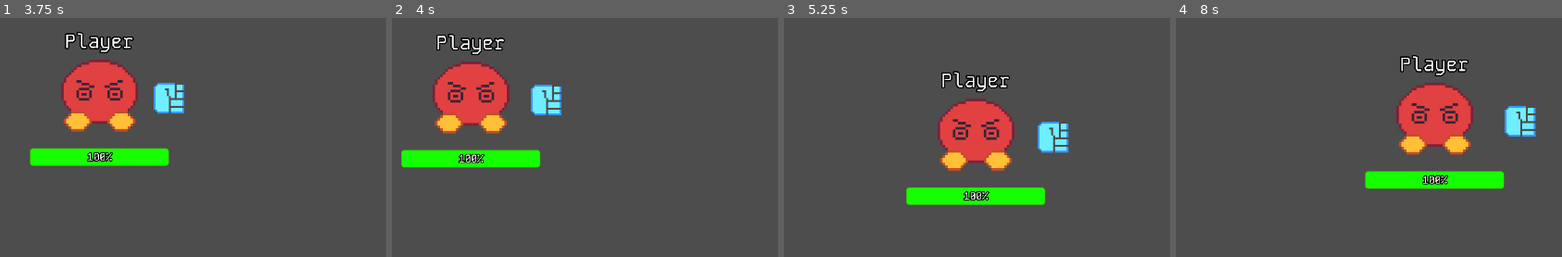
Above: before the commit, frames 1-4 (left to right).
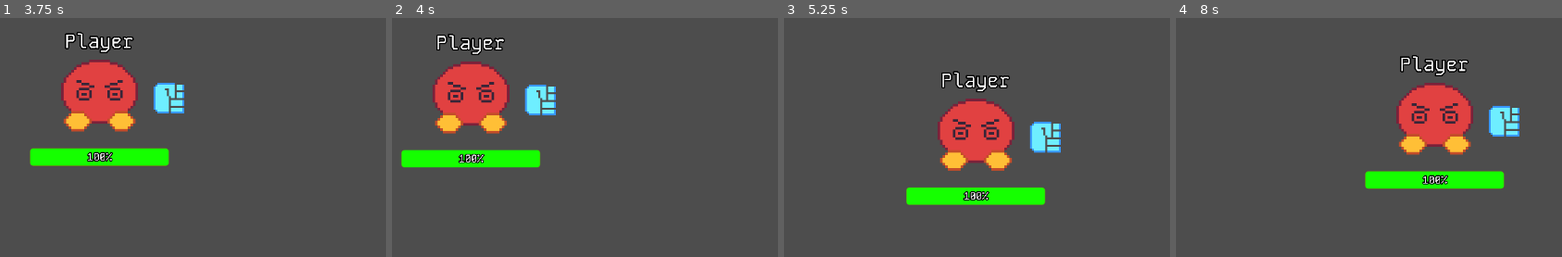
Above: after the commit, the same moments.

Repository: Shuflduf/MultiMurder
Game: Godot game, scene res://scenes/player.tscn
Two runs of this game, one before a commit and one after it. Both use one fixed random seed, a clock stepped at 60 frames per second and the inputs below. This scene is started directly instead of the project's main scene. The engine's default icon, where the game draws it, is replaced by a stand-in: a white triangle on a blue panel in a dark square.
Inputs (mouse positions are in pixels of both pictures, inside the frame that each line leads up to):
- Up to frame 1 (3.75 s): tap Enter at 0.5 s; move the mouse to (347, 111) at 0.52 s; press the mouse at (347, 111) at 0.53 s; hold D (right) 0.53-1.28 s; move the mouse to (38, 151) at 1.27 s; release the mouse at (38, 151) at 1.28 s; hold S (down) 1.28-2.03 s; click (38, 151) at 1.35 s; move the mouse to (258, 39) at 2.02 s; hold D (right) 2.03-2.78 s; hold 1 (switch_1) 2.03-2.78 s; click (258, 39) at 2.3 s; move the mouse to (150, 213) at 2.77 s; hold W (up) 2.78-3.53 s; tap 2 (switch_2) at 2.85 s; click (150, 213) at 3.05 s; move the mouse to (outside the picture) at 3.52 s; hold A (left) from 3.53 s (still down); hold 3 (switch_3) from 3.53 s (still down)
- Up to frame 2 (4 s): keep holding A (left); keep holding 3 (switch_3); click (outside the picture) at 3.8 s
- Up to frame 3 (5.25 s): move the mouse to (outside the picture) at 4.27 s; release 3 (switch_3) at 4.28 s; click (outside the picture) at 4.35 s; move the mouse to (1007, 130) at 5.02 s; release A (left) at 5.03 s; press the mouse at (1007, 130) at 5.03 s; hold S (down) from 5.03 s (still down)
- Up to frame 4 (8 s): move the mouse to (1249, 27) at 5.77 s; release S (down) at 5.78 s; release the mouse at (1249, 27) at 5.78 s; hold D (right) 5.78-6.53 s; tap 1 (switch_1) at 5.85 s; click (1249, 27) at 6.05 s; move the mouse to (1523, 111) at 6.52 s; hold W (up) 6.53-7.28 s; hold 2 (switch_2) 6.53-7.28 s; click (1523, 111) at 6.8 s; move the mouse to (1214, 151) at 7.27 s; hold D (right) from 7.28 s (still down); tap 3 (switch_3) at 7.35 s; click (1214, 151) at 7.55 s

Frame 1 is identical in both runs. In frame 2, 0.7% of the frame differs, in the area x 34-44%, y 27-41%; in frame 3, 0.8%; in frame 4, 1.2%, in the area x 81-94%, y 36-50%.

Commit message:
melee is desynced

Diff:
--- a/scenes/player.tscn
+++ b/scenes/player.tscn
@@ -29,7 +29,7 @@
 properties/5/path = NodePath("Avatar:look_dir")
 properties/5/spawn = true
 properties/5/replication_mode = 1
-properties/6/path = NodePath("Avatar:foot_pin")
+properties/6/path = NodePath(".:melee_pos")
 properties/6/spawn = true
 properties/6/replication_mode = 1
 
--- a/scenes/weapons/feedbacker.tscn
+++ b/scenes/weapons/feedbacker.tscn
@@ -1,9 +1,12 @@
-[gd_scene load_steps=3 format=3 uid="uid://mun50baoo2i"]
+[gd_scene load_steps=4 format=3 uid="uid://mun50baoo2i"]
 
 [ext_resource type="PackedScene" uid="uid://b45ghbmqumlpg" path="res://scenes/weapons/melee.tscn" id="1_iico5"]
+[ext_resource type="Script" path="res://scripts/weapons/feedbacker.gd" id="2_72f63"]
 [ext_resource type="Texture2D" uid="uid://dh7e5o0odeshl" path="res://assets/sprites/feedbacker.png" id="2_t2mp6"]
 
 [node name="Feedbacker" instance=ExtResource("1_iico5")]
+script = ExtResource("2_72f63")
+damage = 10
 flip_enabled = false
 fire_speed = 0.5
 
--- a/scenes/weapons/melee.tscn
+++ b/scenes/weapons/melee.tscn
@@ -1,7 +1,10 @@
-[gd_scene load_steps=3 format=3 uid="uid://b45ghbmqumlpg"]
+[gd_scene load_steps=4 format=3 uid="uid://b45ghbmqumlpg"]
 
 [ext_resource type="Script" path="res://scripts/weapons/melee.gd" id="1_tc0td"]
 [ext_resource type="Texture2D" uid="uid://cepqbljkg6yn7" path="res://icon.svg" id="2_qoi3m"]
+
+[sub_resource type="RectangleShape2D" id="RectangleShape2D_2mtdj"]
+size = Vector2(50, 50)
 
 [node name="Melee" type="Node2D"]
 script = ExtResource("1_tc0td")
@@ -12,3 +15,12 @@
 [node name="Sprite2D" type="Sprite2D" parent="Hand"]
 scale = Vector2(0.593239, 0.593239)
 texture = ExtResource("2_qoi3m")
+
+[node name="HitBox" type="Area2D" parent="Hand"]
+collision_layer = 0
+collision_mask = 2
+
+[node name="CollisionShape2D" type="CollisionShape2D" parent="Hand/HitBox"]
+shape = SubResource("RectangleShape2D_2mtdj")
+
+[connection signal="body_entered" from="Hand/HitBox" to="." method="_on_hit_box_body_entered"]
--- a/scripts/player.gd
+++ b/scripts/player.gd
@@ -34,7 +34,6 @@
 		weapon_parent.get_child(value).show()
 		weapon_parent.get_child(value).set_process(true)
 		update_hud()
-
 @export var weapon_upsidedown: bool:
 
 	set(value):
@@ -47,6 +46,15 @@
 	set(value):
 		health = value
 		health_bar.value = value
+@export var melee_pos: float:
+	set(value):
+		if weapon_parent == null:
+			await get_tree().process_frame
+		current_weapon.get_child(0).position.x = value
+	get:
+		return current_weapon.get_child(0).position.x
+
+
 
 @export var synchronizer: MultiplayerSynchronizer
 @export var weapons: Array[PackedScene]
@@ -99,8 +107,8 @@
 	elif event.is_action_pressed("switch_3"):
 		weapon_index = 2
 
-func equip_melee():
-	pass
+#func equip_melee():
+	#pass
 
 
 func update_hud():
--- a/scripts/weapons/ak.gd
+++ b/scripts/weapons/ak.gd
@@ -9,9 +9,7 @@
 var half_spread = spread / 2.0
 
 func shoot():
-	#var new_bullet: Bullet = spawner.spawn(bullet)
-	if ammo <= 0:
-		return
+
 	var bullet_offset = randf_range(-half_spread, half_spread)
 	var bullet_transform: Transform2D
 	bullet_transform = bullet_transform.rotated(deg_to_rad(bullet_offset) + rotation)
--- a/scripts/weapons/base_gun.gd
+++ b/scripts/weapons/base_gun.gd
@@ -1,22 +1,14 @@
 class_name Gun
 extends Weapon
 
-@export var bullet: PackedScene
-
-@export var clip = 6
-@export var reserve = 20
-
-@export_range(0, 90) var recoil = 10
-@export_range(0, 10) var reload_speed = 0.5
-
-#@onready var barrel: Node2D = $barrel
-#@onready var sprite: Sprite2D = $barrel/Sprite2D
 @onready var bullet_point: Marker2D = %BulletPoint
 @onready var reload_indicator: TextureProgressBar = %ReloadIndicator
 
-var player: Player :
-	get:
-		return get_parent().get_parent()
+@export var bullet: PackedScene
+@export var clip = 6
+@export var reserve = 20
+@export_range(0, 90) var recoil = 10
+@export_range(0, 10) var reload_speed = 0.5
 
 var shoot_cooldown = fire_speed
 var ammo: int:
@@ -58,13 +50,21 @@
 
 
 func _ready() -> void:
+	await get_tree().process_frame
 	ammo = clip
 	reload_ind_offset = reload_indicator.position.y
 
+func fire():
+	if shoot_cooldown > 0:
+		return
+	if ammo <= 0:
+		return
+	shoot_cooldown = fire_speed
+	shoot()
+
 func shoot():
-	if !ammo <= 0:
-		spawn_bullet(bullet, hand.global_transform)
-		ammo -= 1
+	spawn_bullet(bullet, hand.global_transform)
+	ammo -= 1
 
 func recoil_gun():
 	var back_tween = get_tree().create_tween()
@@ -93,16 +93,6 @@
 
 
 func _process(delta: float) -> void:
-	if !player.synchronizer.is_multiplayer_authority():
-		return
+	super(delta)
 	if shoot_cooldown >= 0:
 		shoot_cooldown -= delta
-	else:
-		if not automatic:
-			if Input.is_action_just_pressed("mouse_left"):
-				shoot()
-				shoot_cooldown = fire_speed
-		else:
-			if Input.is_action_pressed("mouse_left"):
-				shoot()
-				shoot_cooldown = fire_speed
--- /dev/null
+++ b/scripts/weapons/feedbacker.gd
@@ -0,0 +1,11 @@
+extends Melee
+
+
+## Called when the node enters the scene tree for the first time.
+#func _ready() -> void:
+	#pass # Replace with function body.
+#
+#
+## Called every frame. 'delta' is the elapsed time since the previous frame.
+#func _process(delta: float) -> void:
+	#pass
--- a/scripts/weapons/melee.gd
+++ b/scripts/weapons/melee.gd
@@ -1,19 +1,15 @@
 class_name Melee
 extends Weapon
 
+@onready var hitbox: Area2D = $Hand/HitBox
 
+@export var damage = 15
 @export_range(0, 100) var punch_dist = 30
 
 var rest_pos: float
 var punching = false
 
-func _unhandled_input(event: InputEvent) -> void:
-	if !visible:
-		return
-	if event.is_action_pressed("mouse_left"):
-		punch()
-
-func punch():
+func fire():
 	if punching:
 		return
 	var tween = get_tree().create_tween()
@@ -22,8 +18,24 @@
 		.set_ease(Tween.EASE_IN).set_trans(Tween.TRANS_CIRC)
 	tween.tween_property(hand, "position:x", rest_pos, fire_speed)\
 		.set_ease(Tween.EASE_IN_OUT).set_trans(Tween.TRANS_CIRC)
-	await tween.finished
+	await get_tree().create_timer(fire_speed / 2).timeout
+	if hitbox.get_overlapping_bodies() != []:
+		for body in hitbox.get_overlapping_bodies():
+			if body is Player:
+				if body == player:
+					continue
+				body.health -= damage
+				body.update_hud()
+
 	punching = false
 
 func _ready() -> void:
 	rest_pos = hand.position.x
+
+#func _on_hit_box_body_entered(body: Node2D) -> void:
+	#if !punching:
+		#return
+	#if body is Player:
+		#if body == player:
+			#return
+		#body.health -= damage
--- a/scripts/weapons/shotgun.gd
+++ b/scripts/weapons/shotgun.gd
@@ -20,9 +20,6 @@
 	calculate_spread()
 
 func shoot():
-	if ammo <= 0:
-		return
-
 	for pellet in pellet_count:
 		var bullet_offset: float
 
--- a/scripts/weapons/weapon_base.gd
+++ b/scripts/weapons/weapon_base.gd
@@ -10,6 +10,10 @@
 
 signal fired
 
+var player: Player :
+	get:
+		return get_parent().get_parent()
+
 func look_at_mouse():
 	look_at(get_global_mouse_position())
 	if flip_enabled:
@@ -17,3 +21,17 @@
 			sprite.flip_v = false
 		else:
 			sprite.flip_v = true
+
+func _process(_delta: float) -> void:
+	if !player.synchronizer.is_multiplayer_authority():
+		return
+	else:
+		if not automatic:
+			if Input.is_action_just_pressed("mouse_left"):
+				fire()
+		else:
+			if Input.is_action_pressed("mouse_left"):
+				fire()
+
+func fire():
+	pass
